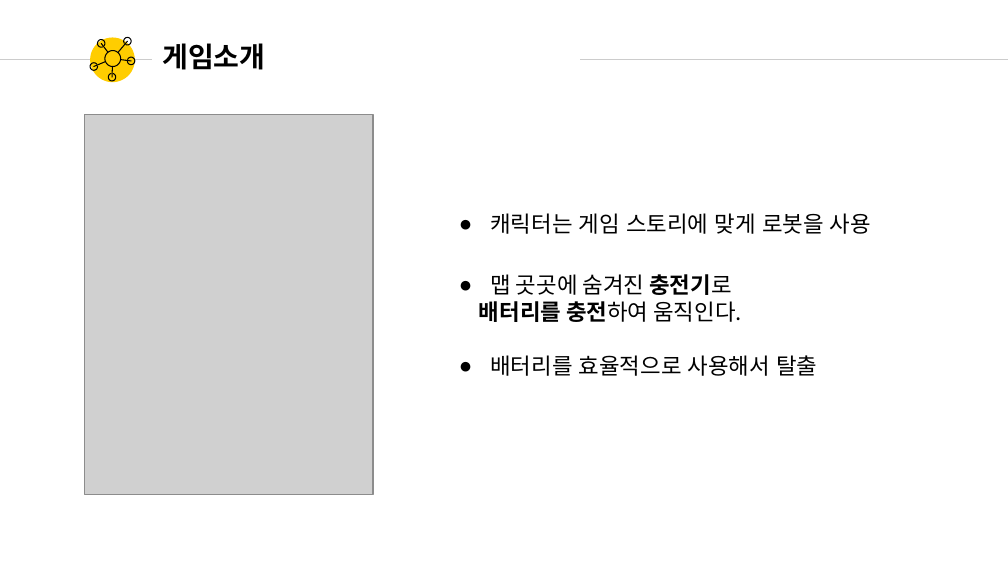
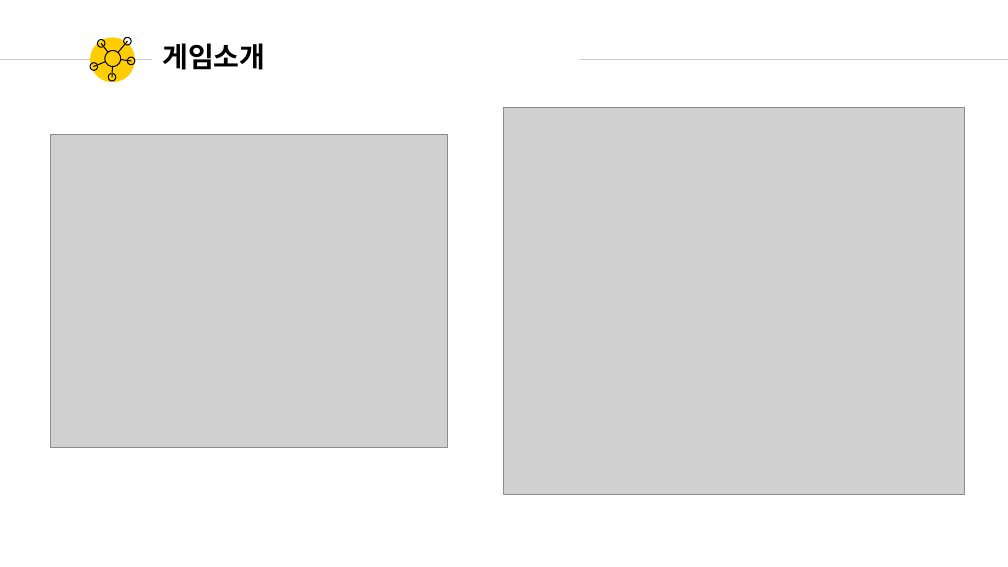
Before and after one commit to YKTeam/Room503, a slide deck: slide 4 of Document/Room503_중간발표.pptx. Drawn at 1008x567 pixels with LibreOffice and Linux fonts; fonts in the diff are those of the drawing; grey boxes stand for pictures. Boxes give left, top, right and bottom in pixels: in the first picture for what was removed or moved away, otherwise in the second. Text is boxed around its words. In the diff, an @@ line names an element or a change of style, - is before the commit and + after.

```diff
--- a/Document/Room503_중간발표.pptx
+++ b/Document/Room503_중간발표.pptx
@@ picture added at (x1=504, y1=108, x2=965, y2=495) @@
@@ picture resized from (x1=85, y1=114, x2=373, y2=494) to (x1=50, y1=135, x2=447, y2=449) @@
@@ text removed at (x1=490, y1=213, x2=871, y2=234) @@
-● 캐릭터는 게임 스토리에 맞게 로봇을 사용
@@ text removed at (x1=479, y1=274, x2=817, y2=376) @@
-● 맵 곳곳에 숨겨진 충전기로
-배터리를 충전하여 움직인다.
-● 배터리를 효율적으로 사용해서 탈출
```
Also in this commit, not shown: 2 other slides changed, 1 slide removed.
